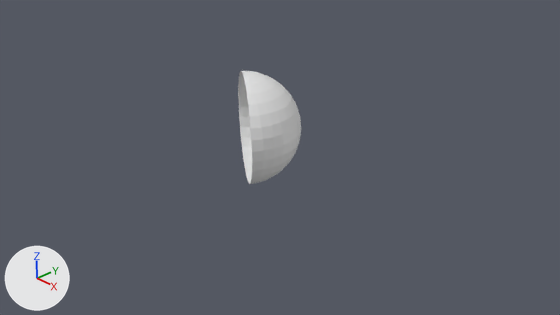
What one commit did to the Blender file Assets/Models/bounds.blend.
Both versions are drawn from the file's camera 'Camera'. Lighting does not change. The marker at lower left points along +X, +Y and +Z.
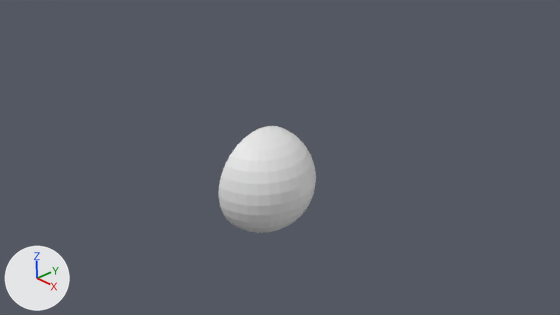
Pixel boxes (x1, y1, x2, y2) of what changed, in the pictures (560 x 315 px):
'Sphere', reshaped, moved: before (238, 71, 301, 184); after (219, 126, 316, 233)
part 1 of me_sphere, cut back: before (238, 71, 258, 184); after (219, 128, 270, 233)

Patch to the scene script:
```diff
--- a/Assets/Models/bounds.blend.py
+++ b/Assets/Models/bounds.blend.py
@@ me_sphere @@
 # used by ob_sphere; location = (-0.2, -0.19, 1.0)
-me_sphere.from_pydata(...)  # 516 vertices, 544 faces; spans x -0.83..1.0, y -0.56..1.0, z -1.09..1.0
+me_sphere.from_pydata(...)  # 258 vertices, 256 faces; spans x -1.09..1.0, y -2.09..1.0, z -1.0..2.1
+# me_sphere part 1: 45 vertices moved from x 0.31..0.97, y -0.55..0.0, z -0.91..0.91 to x 0.07..0.71, y -0.92..-0.27, z -0.92..0.92; 289 vertices removed from x -0.83..0.99, y -0.11..0.99, z -1.09..0.99; 30 vertices added at x 0.0..0.2, y -1.0..-0.14, z -0.98..0.98
@@ ob_sphere @@
 ob_sphere = bpy.data.objects.new('Sphere', me_sphere)
-ob_sphere.location = (-0.2, -0.19, 1.0)
+ob_sphere.location = (0.0, 0.0, 0.0)
```
